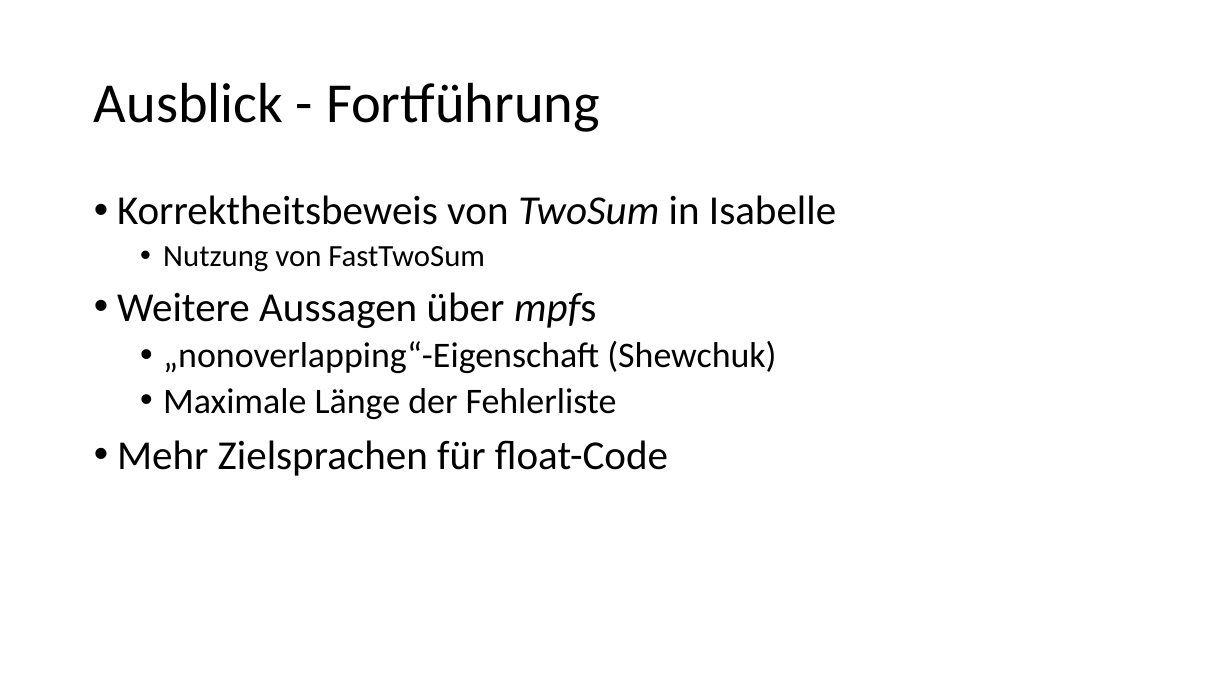
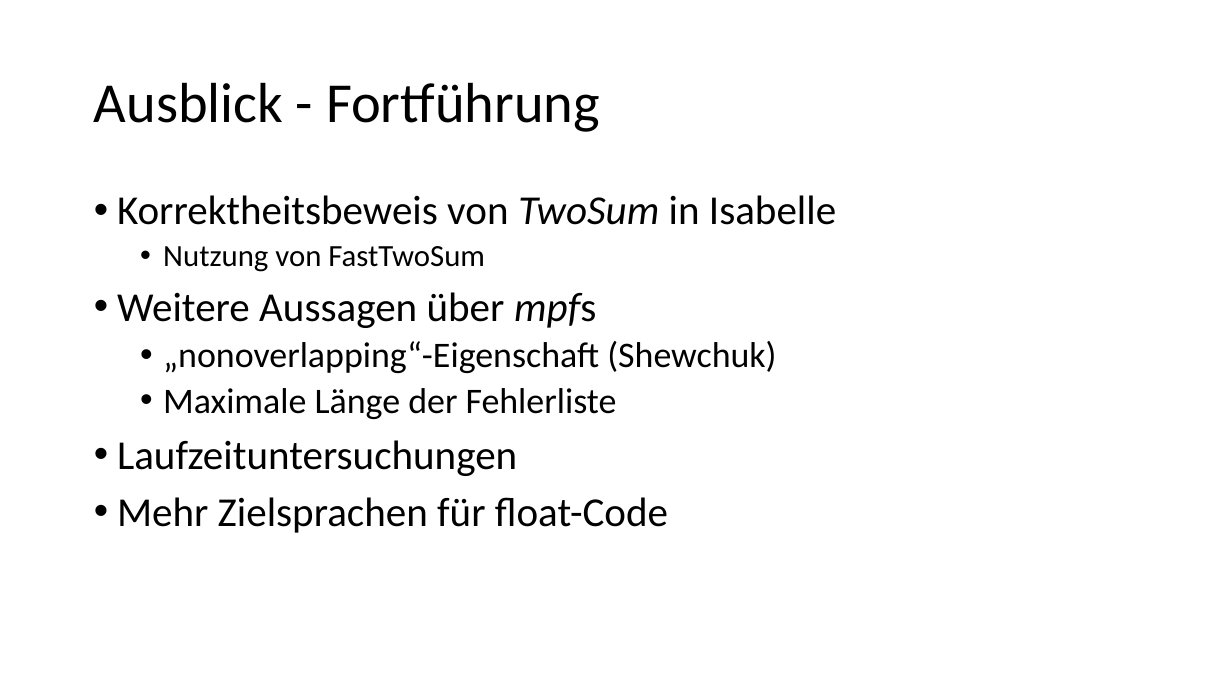
Before and after one commit to Helli/IsabelleBasicNumericalProofs, a slide deck: slide 18 of Vortrag.pptx. Drawn at 1232x693 pixels with LibreOffice and Linux fonts; fonts in the diff are those of the drawing. Boxes give left, top, right and bottom in pixels: in the first picture for what was removed or moved away, otherwise in the second. Text is boxed around its words. In the diff, an @@ line names an element or a change of style, - is before the commit and + after.

```diff
--- a/Vortrag.pptx
+++ b/Vortrag.pptx
@@ text at bbox=[117, 440, 517, 476]: paragraph added @@
+• Laufzeituntersuchungen
```
Also in this commit, not shown: 3 other slides changed, 1 other file.
